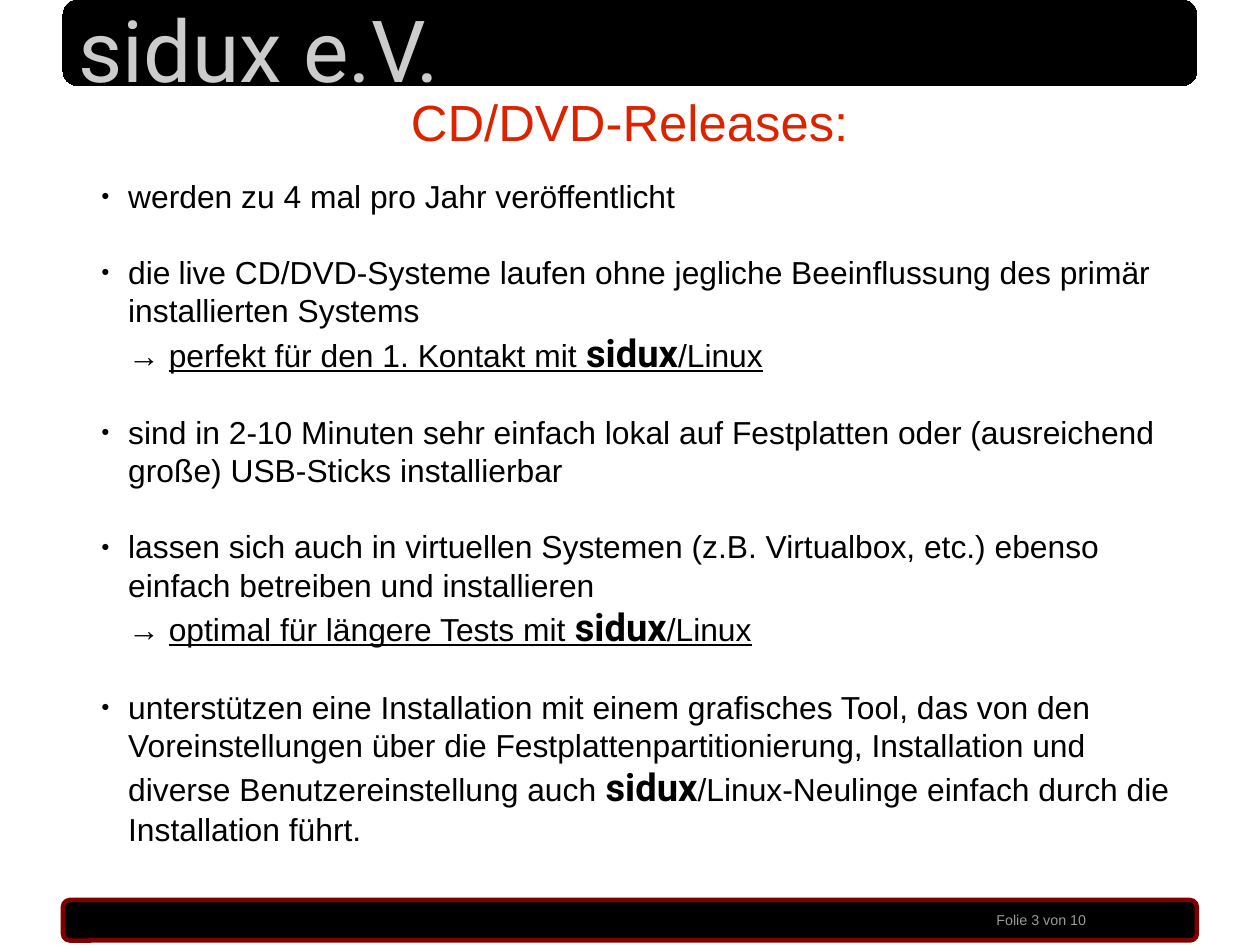
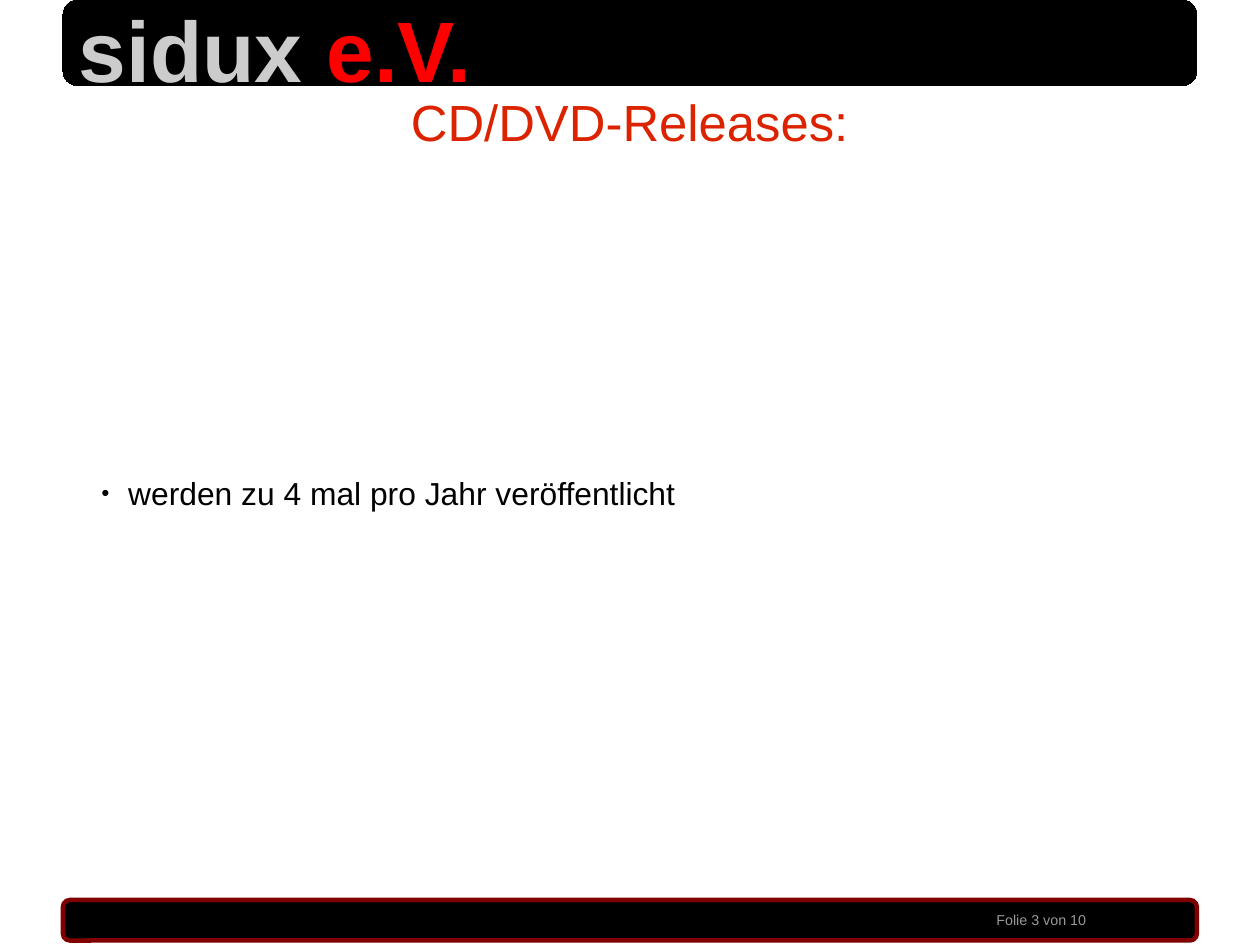
Before and after one commit to sidux-ev/praesentation, a slide deck: slide 3 of bin/sigint_2010.odp. Drawn at 1260x945 pixels with LibreOffice and Linux fonts; fonts in the diff are those of the drawing; background and template pictures are left out. Boxes give left, top, right and bottom in pixels: in the first picture for what was removed or moved away, otherwise in the second. Text is boxed around its words. In the diff, an @@ line names an element or a change of style, - is before the commit and + after.

Commit message:
clean up folien [(c) etc.], formatierung sidux e.V., etc. modified:   bin/sigint_2010.odp

```diff
--- a/bin/sigint_2010.odp
+++ b/bin/sigint_2010.odp
@@ text "sidux e.V." at [79, 20, 470, 98]: font Roboto to Arial, bold on; text colour #CCCCCC to #FF0000 in "e.V." @@
@@ text at [128, 261, 1169, 842]: paragraphs removed @@
-  ● die live CD/DVD-Systeme laufen ohne jegliche Beeinflussung des primär installierten Systems
-    → perfekt für den 1. Kontakt mit sidux/Linux
-  ● sind in 2-10 Minuten sehr einfach lokal auf Festplatten oder (ausreichend große) USB-Sticks installierbar
-  ● lassen sich auch in virtuellen Systemen (z.B. Virtualbox, etc.) ebenso einfach betreiben und installieren
-    → optimal für längere Tests mit sidux/Linux
-  ● unterstützen eine Installation mit einem grafisches Tool, das von den Voreinstellungen über die Festplattenpartitionierung, Installation und diverse Benutzereinstellung auch sidux/Linux-Neulinge einfach durch die Installation führt.
```
Also in this commit, not shown: 9 other slides changed.
